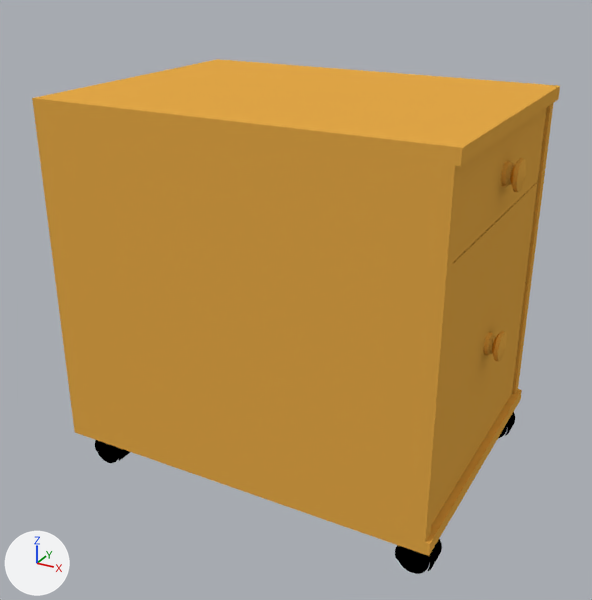
One commit to the Blender file blender_ws/driving_cabinet_2d.blend: the scene before it, then after it.
One viewpoint serves both versions: a 50 mm lens placed at (0.512, -0.96, 0.671), pointed at (-0.002, -0.026, 0.204). Lighting does not change. The marker at lower left points along +X, +Y and +Z.
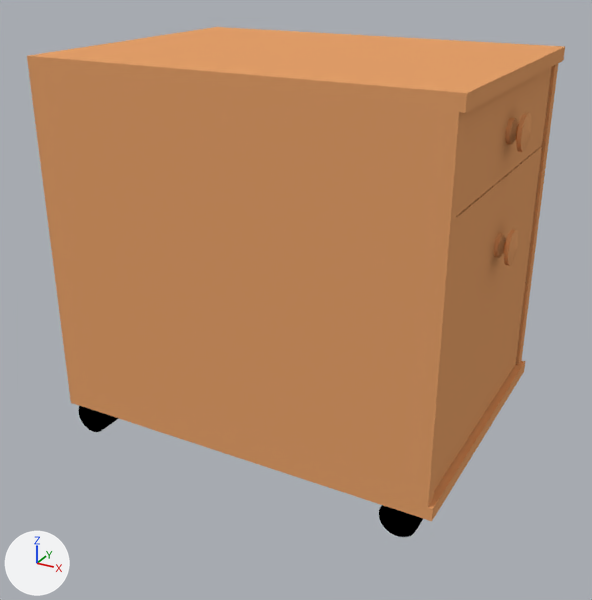
Boxes [x1, y1, x2, y2] around the edits, measured in the pictures (592 x 600 px; the box of a moved part takes in the faces that stretch with it):
```json
{"object": "Cube", "change": "recoloured, reshaped", "before": [32, 59, 560, 574], "after": [27, 27, 565, 537]}
{"part": 1, "of": "me_cube_001", "change": "moved or reshaped", "before": [73, 389, 522, 556], "after": [70, 361, 525, 521]}
{"part": 2, "of": "me_cube_001", "change": "moved or reshaped", "before": [34, 113, 461, 542], "after": [29, 71, 465, 507]}
{"part": 3, "of": "me_cube_001", "change": "moved or reshaped", "before": [512, 103, 553, 394], "after": [516, 64, 558, 365]}
{"part": 4, "of": "me_cube_001", "change": "moved or reshaped", "before": [32, 59, 560, 166], "after": [27, 27, 565, 113]}
{"part": 5, "of": "me_cube_001", "change": "moved or reshaped", "before": [453, 107, 547, 262], "after": [457, 67, 552, 215]}
{"part": 6, "of": "me_cube_001", "change": "added", "after": [78, 406, 119, 432], "on screen": "black"}
{"part": 7, "of": "me_cube_001", "change": "added", "after": [379, 505, 423, 537], "on screen": "black"}
{"part": 8, "of": "me_cube_001", "change": "rebuilt", "before": [431, 182, 537, 525], "after": [434, 146, 542, 490]}
{"part": 9, "of": "me_cube_001", "change": "added", "after": [505, 112, 532, 152]}
{"part": 10, "of": "me_cube_001", "change": "added", "after": [494, 229, 519, 266]}
{"part": 11, "of": "me_cube_001", "change": "deleted", "before": [95, 158, 526, 574]}
```

Edits to the scene script, one JSON object a line:
```json
{"op": "set", "path": "mat_orange.base_color", "old": "(0.8, 0.405, 0.0661)", "new": "(0.8, 0.361, 0.147)", "note": "orange #e7ab49 -> orange #e7a26b"}
{"block": "me_cube_001", "where": "# used by ob_cube; location = (0.0, 0.0, 0.0)"}
{"op": "remove", "block": "me_cube_001", "code": "me_cube_001.from_pydata(...)  # 1602 vertices, 2536 faces; spans x -0.278..0.293, y -0.207..0.207, z -0.048..0.49"}
{"op": "add", "block": "me_cube_001", "code": "me_cube_001.from_pydata(...)  # 1054 vertices, 1208 faces; spans x -0.28..0.293, y -0.207..0.207, z 0.0..0.541"}
{"block": "me_cube_001", "change": "me_cube_001 part 1: the loose piece of 12 vertices spanning x -0.278..0.278, y -0.207..0.207, z 0.0..0.018 is moved by (0.0, 0.0, 0.051)"}
{"block": "me_cube_001", "change": "me_cube_001 part 2: the loose piece of 8 vertices spanning x -0.278..0.272, y -0.207..-0.189, z 0.018..0.472 is moved by (0.0, 0.0, 0.051)"}
{"block": "me_cube_001", "change": "me_cube_001 part 3: the loose piece of 8 vertices spanning x -0.278..0.272, y 0.189..0.207, z 0.018..0.472 is moved by (0.0, 0.0, 0.051)"}
{"block": "me_cube_001", "change": "me_cube_001 part 4: the loose piece of 8 vertices spanning x -0.278..0.278, y -0.207..0.207, z 0.472..0.49 is moved by (0.0, 0.0, 0.051)"}
{"block": "me_cube_001", "change": "me_cube_001 part 5: the loose piece of 13 vertices spanning x 0.25..0.268, y -0.186..0.186, z 0.361..0.47 is moved by (0.0, 0.0, 0.051)"}
{"block": "me_cube_001", "change": "me_cube_001 part 6: a new loose piece, a UV sphere (32 segments, 3 rings, poles along y) spanning x -0.28..-0.23, y -0.197..-0.147, z 0.0..0.05, in mat_black (black #000000)"}
{"block": "me_cube_001", "change": "me_cube_001 part 7: a new loose piece, a UV sphere (32 segments, 3 rings, poles along y) spanning x 0.206..0.256, y -0.197..-0.147, z 0.0..0.05, in mat_black (black #000000)"}
{"block": "me_cube_001", "change": "me_cube_001 part 8: the loose piece of 13 vertices spanning x 0.25..0.268, y -0.186..0.186, z 0.019..0.359 is rebuilt with 13 vertices and now spans x 0.25..0.268, y -0.186..0.186, z 0.07..0.41"}
{"block": "me_cube_001", "change": "me_cube_001 part 9: a new loose piece of 162 vertices spanning x 0.268..0.293, y -0.022..0.022, z 0.444..0.489, in mat_orange (orange #e7a26b)"}
{"block": "me_cube_001", "change": "me_cube_001 part 10: a new loose piece of 162 vertices spanning x 0.268..0.293, y -0.022..0.022, z 0.303..0.348, in mat_orange (orange #e7a26b)"}
{"block": "me_cube_001", "change": "me_cube_001 part 11: 22 loose pieces with 1532 vertices, spanning x -0.258..0.293, y -0.197..0.197, z -0.048..0.435, are deleted"}
{"block": "me_cube_001", "change": "me_cube_001 part 12: the surface is now shaded flat"}
```
